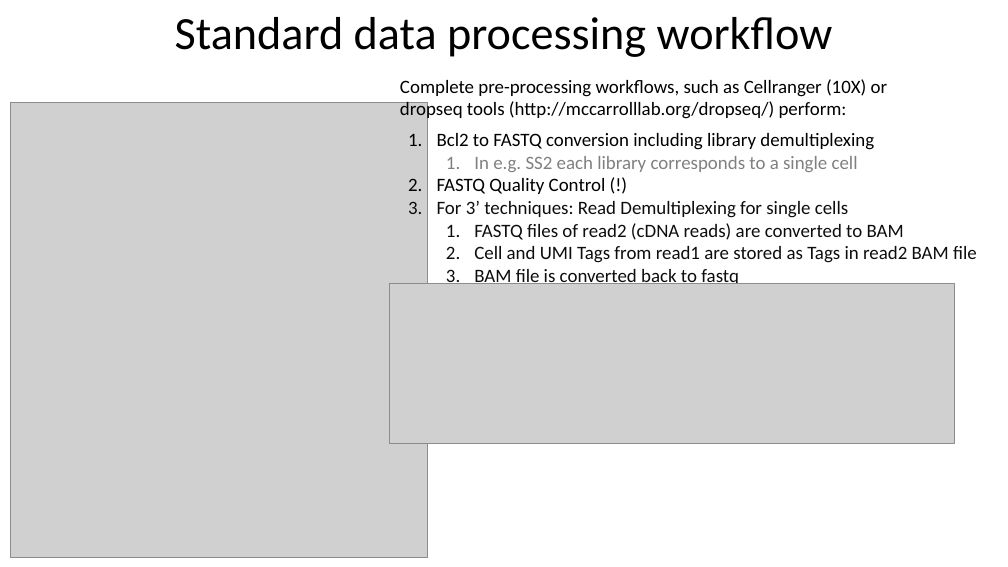
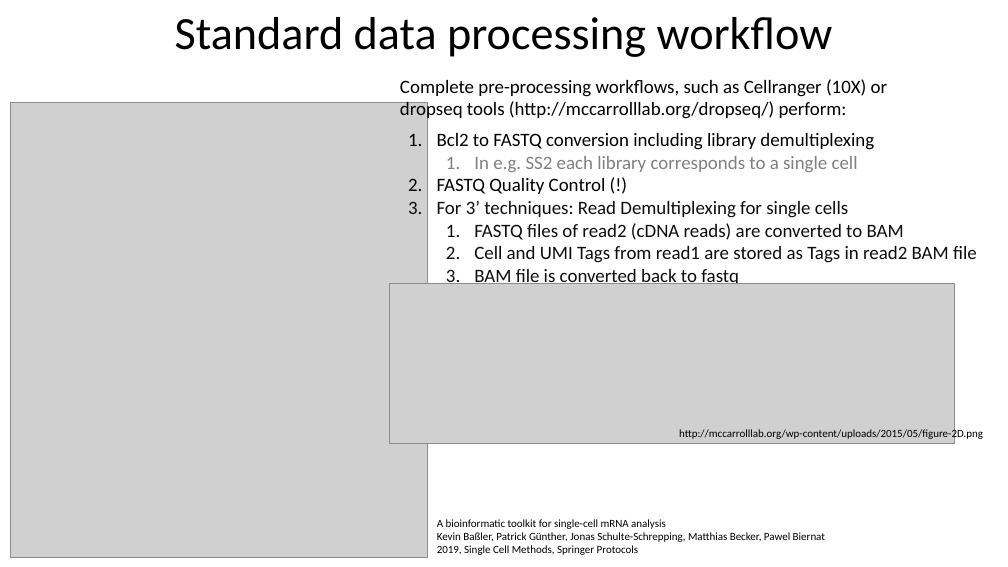
Before and after one commit to jsschrepping/sc_tutorial, a slide deck: slide 4 of tutorial_scRNAseq.pptx. Drawn at 1008x567 pixels with LibreOffice and Linux fonts; fonts in the diff are those of the drawing; grey boxes stand for pictures. Boxes give left, top, right and bottom in pixels: in the first picture for what was removed or moved away, otherwise in the second. Text is boxed around its words. In the diff, an @@ line names an element or a change of style, - is before the commit and + after.

Commit message:
Add references to preprocessing slide

```diff
--- a/tutorial_scRNAseq.pptx
+++ b/tutorial_scRNAseq.pptx
@@ text added at <box>679,428,983,440</box>, 10.5 pt, text #000000 @@
+http://mccarrolllab.org/wp-content/uploads/2015/05/figure-2D.png
@@ text added at <box>437,519,825,555</box>, 10.5 pt, text #000000 @@
+A bioinformatic toolkit for single-cell mRNA analysis
+Kevin Baßler, Patrick Günther, Jonas Schulte-Schrepping, Matthias Becker, Pawel Biernat
+2019, Single Cell Methods, Springer Protocols
```
